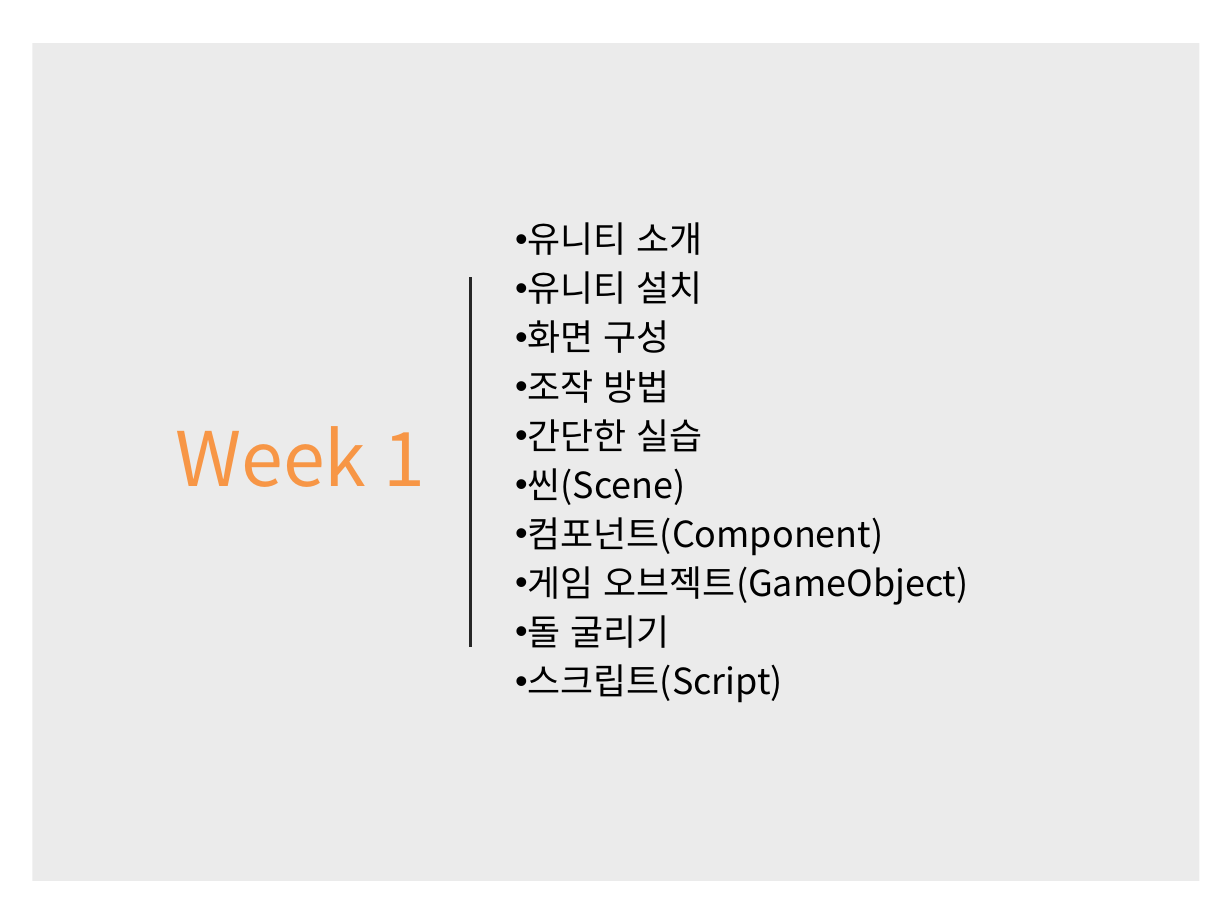
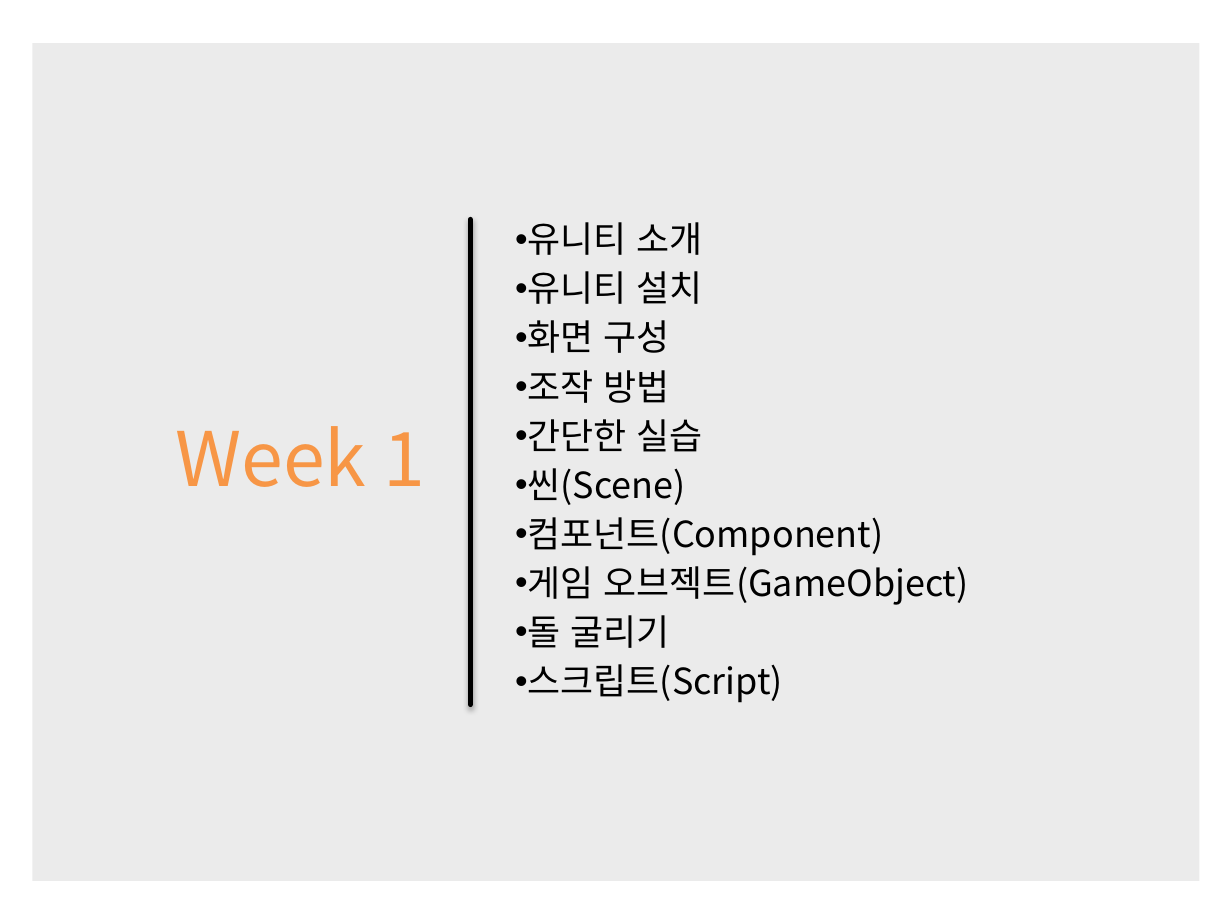
Before and after one commit to IamGroooooot/cien-unity-2019, a slide deck: slide 2 of 1주차.pptx. Drawn at 1232x924 pixels with LibreOffice and Linux fonts; fonts in the diff are those of the drawing. Boxes give left, top, right and bottom in pixels: in the first picture for what was removed or moved away, otherwise in the second. Text is boxed around its words. In the diff, an @@ line names an element or a change of style, - is before the commit and + after.

```diff
--- a/1주차.pptx
+++ b/1주차.pptx
@@ line added from (471, 219) to (471, 705), #000000 3 pt @@
```
Also in this commit, not shown: 6 other slides changed, 1 other file.
